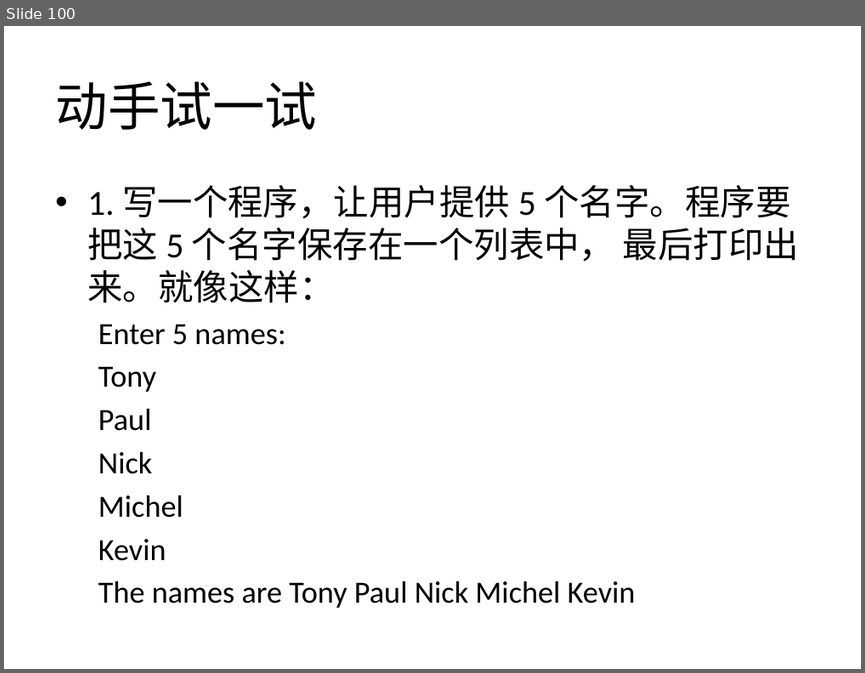
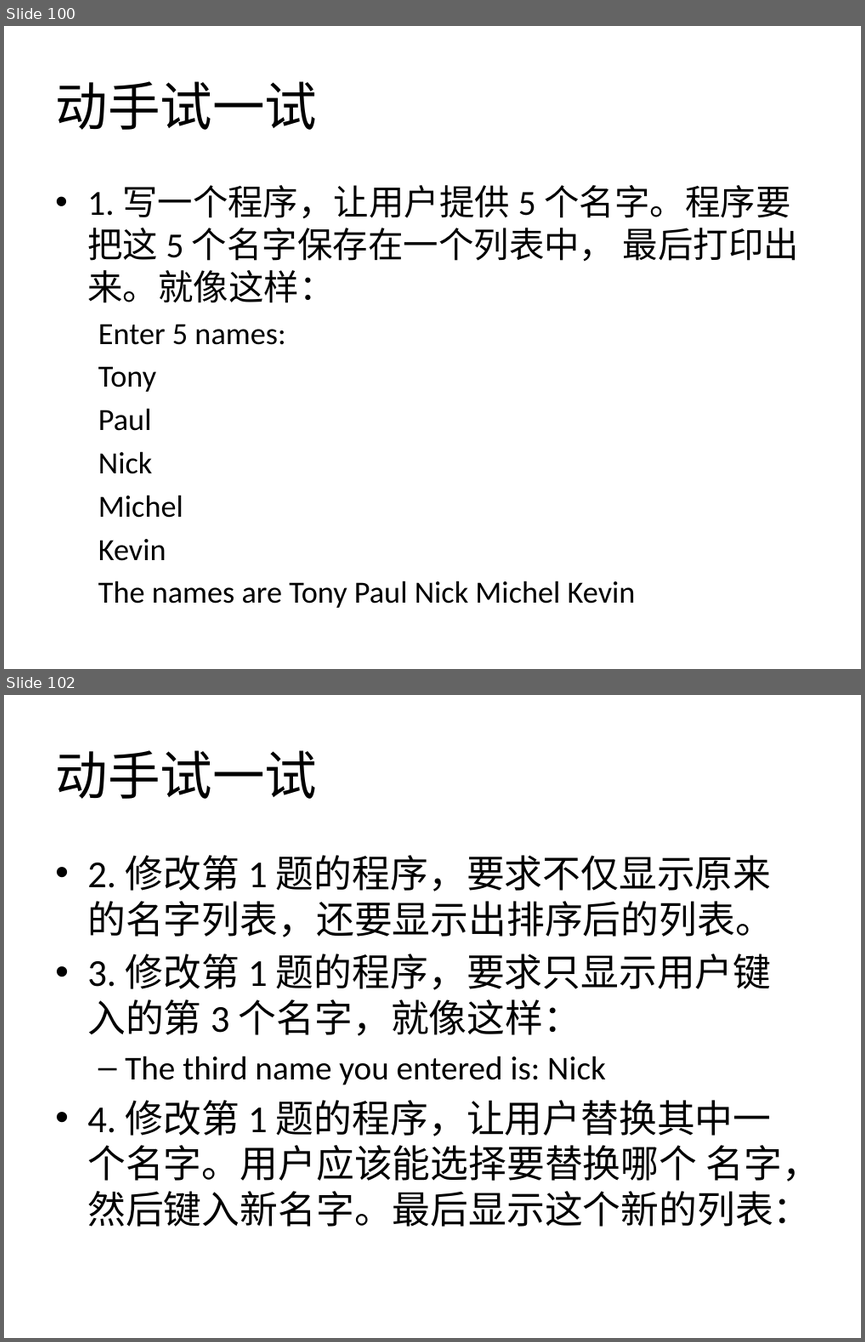
Before and after one commit to zhinan18/Python3, a slide deck: readme/Python3.pptx. Shown one above the other, each under a label of ours: slide 100 before the commit, slides 100 and 102 after it; the slides between them are not shown. The pictures are 865x673 and 865x1342 pixels, drawn with LibreOffice and Linux fonts; fonts in the diff are those of the drawing. Boxes give left, top, right and bottom in pixels: in the first picture for what was removed or moved away, otherwise in the second. Text is boxed around its words. In the diff, an @@ line names an element or a change of style, - is before the commit and + after.

```diff
--- a/readme/Python3.pptx
+++ b/readme/Python3.pptx
@@ slide 102 added at [4, 695, 861, 1338], background #FFFFFF @@
@@ title added at [55, 750, 317, 799], 44 pt, text #000000 @@
+动手试一试
@@ text added at [87, 855, 819, 1226], 32 pt, text #000000 @@
+• 2. 修改第 1 题的程序，要求不仅显示原来的名字列表，还要显示出排序后的列表。
+• 3. 修改第 1 题的程序，要求只显示用户键入的第 3 个名字，就像这样：
+  – The third name you entered is: Nick
+• 4. 修改第 1 题的程序，让用户替换其中一个名字。用户应该能选择要替换哪个 名字，然后键入新名字。最后显示这个新的列表：
```
Also in this commit, not shown: 15 other slides added, 11 other files.
